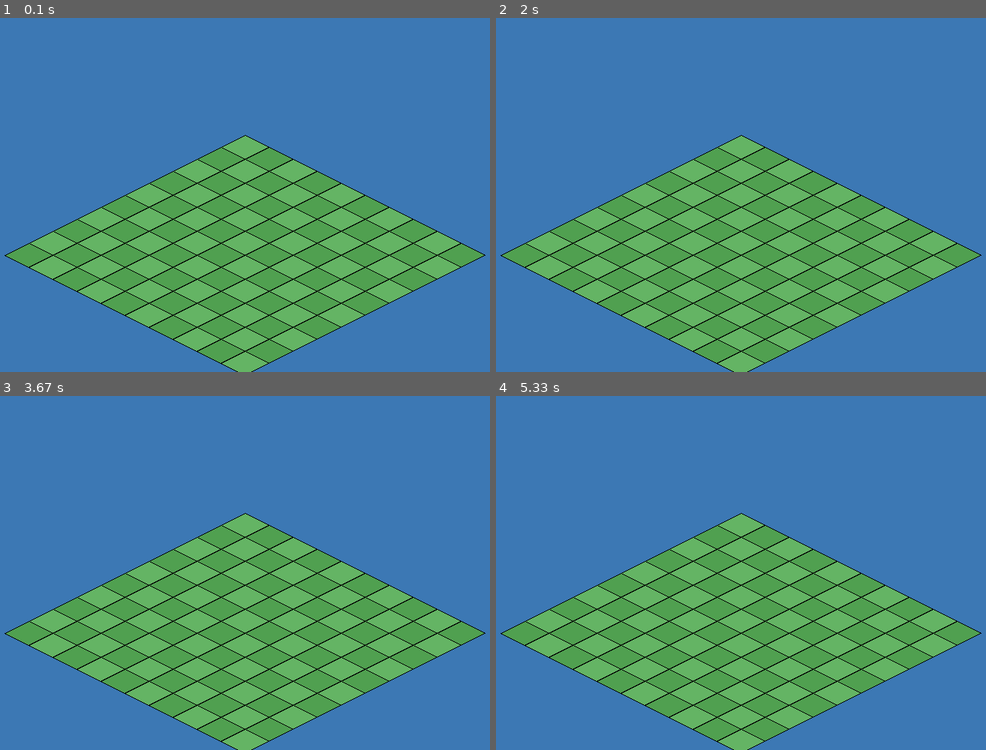
Above: before the commit, frames 1-4 (two rows, left to right).
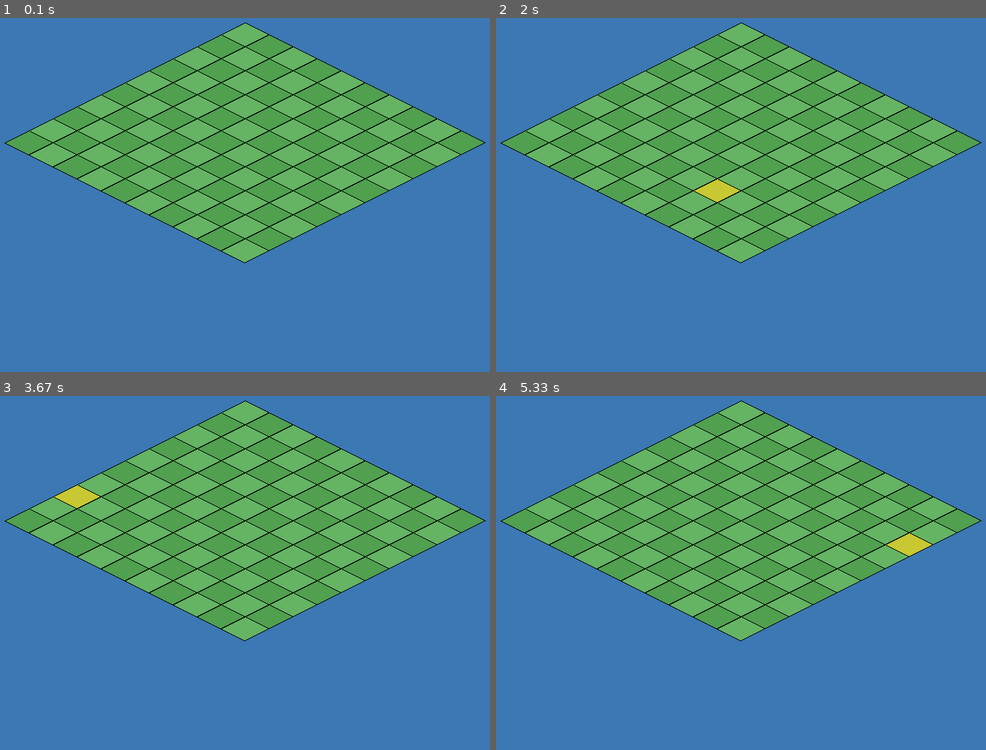
Above: after the commit, the same moments.

Repository: tdimnet/learn-pygame-by-doing
Game: pygame game, started from app.py
Two runs of this game, one before a commit and one after it. Both use one fixed random seed, a clock stepped at 60 frames per second and the inputs below.
Inputs (mouse positions are in pixels of both pictures, inside the frame that each line leads up to):
- Up to frame 1 (0.1 s): no input
- Up to frame 2 (2 s): click (741, 145) at 0.38 s; click (799, 248) at 0.72 s; click (809, 184) at 1.05 s; click (598, 56) at 1.38 s; click (741, 202) at 1.72 s
- Up to frame 3 (3.67 s): click (161, 431) at 2.05 s; click (450, 643) at 2.38 s; click (68, 498) at 3.55 s
- Up to frame 4 (5.33 s): click (956, 629) at 3.88 s; click (863, 466) at 4.22 s; click (554, 551) at 4.55 s; click (775, 650) at 4.88 s; click (912, 558) at 5.22 s

The runs differ from the first frame. In frame 1, 49% of the frame differs, in the area x 0-100%, y 1-100%; in frame 2, 50%; in frame 3, 49%; in frame 4, 49%.

Commit message:
Add the hovering system

Diff:
--- a/app.py
+++ b/app.py
@@ -19,12 +19,23 @@
     return x, y
 
 
+def screen_to_grid(mx: int, my: int, offset: tuple[int, int]):
+    ox, oy = offset
+    x = mx - ox
+    y = my - oy
+
+    gx = (y / (TILE_HEIGHT / 2) + x / (TILE_WIDTH / 2)) / 2
+    gy = (y / (TILE_HEIGHT / 2) - x / (TILE_WIDTH / 2)) / 2
+
+    return int(gx), int(gy)
+
+
 def draw_tile(
-    surface: pygame.Surface,
-    gx: int,
-    gy: int,
-    color: tuple[int, int, int],
-    offset: tuple[int, int]):
+        surface: pygame.Surface,
+        gx: int,
+        gy: int,
+        color: tuple[int, int, int],
+        offset: tuple[int, int]):
     iso_x, iso_y = grid_to_iso(gx, gy)
     offset_x, offset_y = offset
     cx = iso_x + offset_x
@@ -57,7 +68,7 @@
     clock = pygame.time.Clock()
 
     offset_x = SCREEN_WIDTH // 2
-    offset_y = SCREEN_HEIGHT // 2
+    offset_y = SCREEN_HEIGHT // 4
     offset = (offset_x, offset_y)
 
     running = True
@@ -68,14 +79,17 @@
             if event.type == pygame.QUIT:
                 running = False
 
+        mx, my = pygame.mouse.get_pos()
+        hover_gx, hover_gy = screen_to_grid(mx, my, offset)
+
         screen.fill(color=(60, 120, 180))
 
         for gx in range(GRID_WIDTH):
             for gy in range(GRID_HEIGHT):
-                if (gx + gy) % 2 == 0:
-                    color = (100, 180, 100)
+                if gx == hover_gx and gy == hover_gy:
+                    color = (200, 200, 50)
                 else:
-                    color = (80, 160, 80)
+                    color = (100, 180, 100) if (gx + gy) % 2 == 0 else (80, 160, 80)
 
                 draw_tile(
                     surface=screen,
